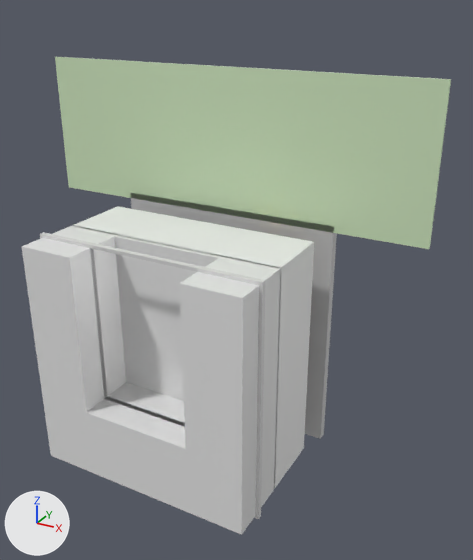
The glTF model kurichiland-forge/building.glb as it was, and as the next commit left it.
Both versions are drawn from a 50 mm lens placed at (20005.0, -35049.0, 20174.0), pointed at (2774.0, -3720.0, 4509.0). Lighting does not change. The marker at lower left points along +X, +Y and +Z. The first picture is the older version. Vertices at exactly the same position are counted once.

Objects in the first picture: '1F ボリューム', '2F コの字', 'テラス(緑)', '基礎', '屋根'.
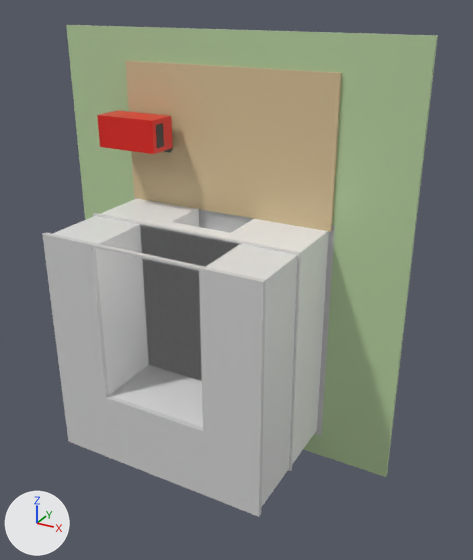
What differs and where, as boxes [x1, y1, x2, y2] in the pictures (473 x 560 px):
'2F コの字', reshaped (6% shorter)
    before: [21, 225, 281, 535]
    after: [53, 216, 298, 506]
'テラス(緑)', deleted (green)
    before: [55, 57, 451, 249]
'敷地(芝生)', added (green)
    after: [66, 25, 438, 477]
'テラスデッキ', added (beige)
    after: [125, 61, 342, 232]
'1F ボリューム', reshaped (6% shorter)
    before: [72, 206, 314, 489]
    after: [101, 199, 329, 464]
'階間スラブ帯', added
    after: [93, 213, 301, 471]
'基礎', reshaped
    before: [131, 193, 337, 439]
    after: [134, 198, 335, 436]
'キッチンカー_車体', added (red)
    after: [97, 110, 173, 154]
'キッチンカー_窓', added
    after: [156, 123, 164, 148]
'車輪_前', added
    after: [164, 148, 173, 153]
'屋根', unchanged, uncovered by the edit
    before: [40, 232, 266, 519]
    after: [42, 233, 266, 517]

Edits to the bpy script that builds the scene:
```text
Change me_基礎:
    remove me_基礎.from_pydata(...)  # 8 vertices, 12 faces; spans x -7400.0..7400.0, y -300.0..300.0, z -7600.0..7600.0
    add me_基礎.from_pydata(...)  # 8 vertices, 12 faces; spans x -7350.0..7350.0, y -20.0..300.0, z -7550.0..7550.0
    me_基礎 part 1
    me_基礎.vertices[0].co: (-7400.0, -300.0, -7600.0) -> (-7350.0, -20.0, -7550.0)
    me_基礎.vertices[1].co: (-7400.0, 300.0, -7600.0) -> (-7350.0, 300.0, -7550.0)
    me_基礎.vertices[2].co: (7400.0, 300.0, -7600.0) -> (7350.0, 300.0, -7550.0)  # pixel (323, 433) -> not seen
    me_基礎.vertices[3].co: (-7400.0, 300.0, 7600.0) -> (-7350.0, 300.0, 7550.0)
    me_基礎.vertices[4].co: (-7400.0, -300.0, 7600.0) -> (-7350.0, -20.0, 7550.0)  # pixel (130, 192) -> pixel (133, 192)
    me_基礎.vertices[5].co: (7400.0, -300.0, -7600.0) -> (7350.0, -20.0, -7550.0)  # pixel (320, 438) -> pixel (321, 435)
    me_基礎.vertices[6].co: (7400.0, -300.0, 7600.0) -> (7350.0, -20.0, 7550.0)  # pixel (333, 226) -> pixel (334, 225)
    me_基礎.vertices[7].co: (7400.0, 300.0, 7600.0) -> (7350.0, 300.0, 7550.0)
Change me_1f_ボリューム:
    remove me_1f_ボリューム.from_pydata(...)  # 8 vertices, 12 faces; spans x -7000.0..7000.0, y -6750.0..-2250.0, z -7200.0..7200.0
    add me_1f_ボリューム.from_pydata(...)  # 16 vertices, 28 faces; spans x -7000.0..7000.0, y -4500.0..0.0, z -7200.0..7200.0
    me_1f_ボリューム part 2: the whole mesh is rebuilt
Change me_2f_コの字:
    remove me_2f_コの字.from_pydata(...)  # 16 vertices, 28 faces; spans x -7000.0..7000.0, y -10800.0..-6600.0, z -7200.0..7200.0
    add me_2f_コの字.from_pydata(...)  # 16 vertices, 28 faces; spans x -7000.0..7000.0, y -8700.0..-4500.0, z -7200.0..7200.0
    me_2f_コの字 part 3: the whole mesh is rebuilt
Remove ob_テラス_緑:
    ob_テラス_緑 = bpy.data.objects.new('テラス(緑)', me_テラス_緑)
Add ob_車輪_前:
    ob_車輪_前 = bpy.data.objects.new('車輪_前', me_車輪_前)  # a 180-sided cylinder along x spanning x -4200.0..-3840.0, y -820.0..-180.0, z 10780.0..11420.0; in mat_車輪_前_material (dark grey #333333)
    ob_車輪_前.location = (0.0, 0.0, 0.0)
Add ob_キッチンカー_窓:
    ob_キッチンカー_窓 = bpy.data.objects.new('キッチンカー_窓', me_キッチンカー_窓)  # a box spanning x -7730.0..-3470.0, y -2380.0..-1680.0, z 11450.0..12850.0; in mat_キッチンカー_窓_material (dark grey #2a2e35)
    ob_キッチンカー_窓.location = (0.0, 0.0, 0.0)
Add ob_キッチンカー_車体:
    ob_キッチンカー_車体 = bpy.data.objects.new('キッチンカー_車体', me_キッチンカー_車体)  # a box spanning x -7700.0..-3500.0, y -2700.0..-700.0, z 11150.0..13150.0; in mat_キッチンカー_車体_material (red #e3261d)
    ob_キッチンカー_車体.location = (0.0, 0.0, 0.0)
Add ob_階間スラブ帯:
    ob_階間スラブ帯 = bpy.data.objects.new('階間スラブ帯', me_階間スラブ帯)  # 16 vertices, 28 faces; spans x -7130.0..7130.0, y -4580.0..-4420.0, z -7330.0..7330.0; in mat_階間スラブ帯_material (light grey #dedede)
    ob_階間スラブ帯.location = (0.0, 0.0, 0.0)
Add ob_テラスデッキ:
    ob_テラスデッキ = bpy.data.objects.new('テラスデッキ', me_テラスデッキ)  # a box spanning x -7200.0..7200.0, y -180.0..0.0, z 7200.0..16200.0; in mat_テラスデッキ_material (beige #d8c197)
    ob_テラスデッキ.location = (0.0, 0.0, 0.0)
Add ob_敷地_芝生:
    ob_敷地_芝生 = bpy.data.objects.new('敷地(芝生)', me_敷地_芝生)  # a box spanning x -12000.0..12000.0, y 0.0..300.0, z -9200.0..18200.0; in mat_敷地_芝生__material (green #b9d3a2)
    ob_敷地_芝生.location = (0.0, 0.0, 0.0)
```
